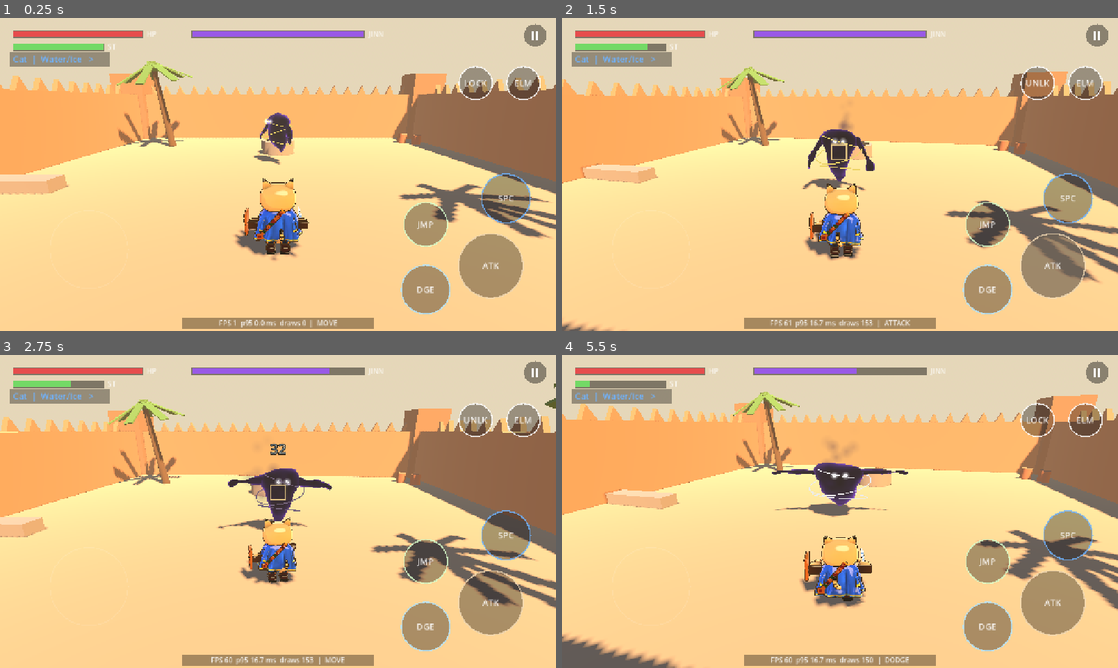
Above: before the commit, frames 1-4 (two rows, left to right).
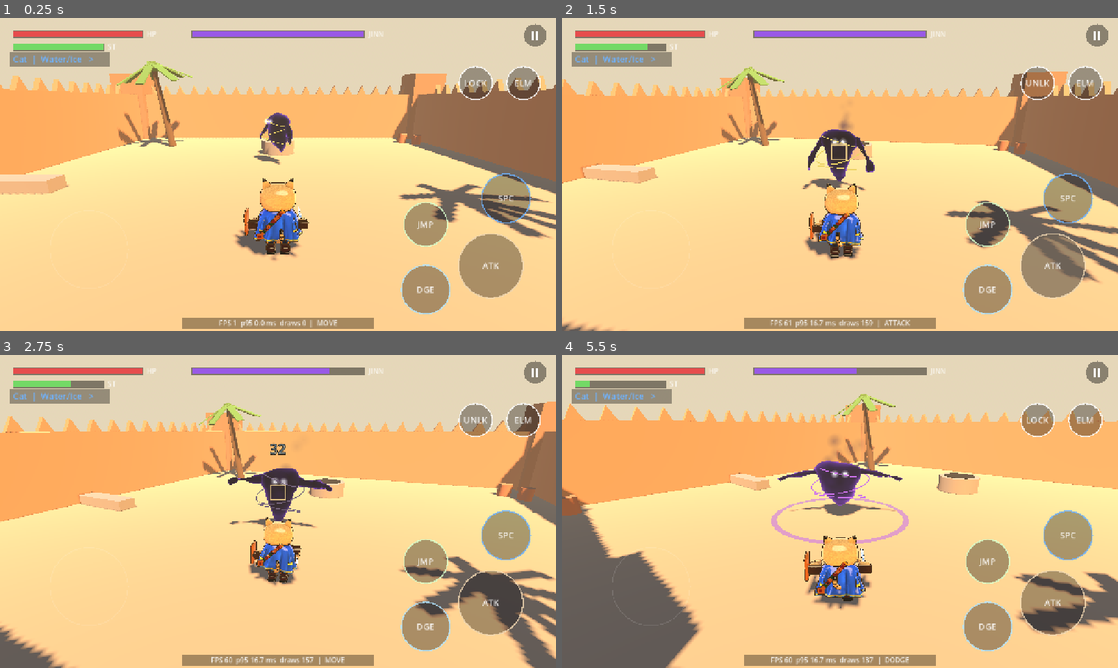
Above: after the commit, the same moments.

Repository: hafid753-rgb/desertgame
Game: Godot game, scene res://game/main.tscn
Same seed, same stepped clock (60 frames per second), same inputs: the game is played once before the commit and once after it.
Inputs (mouse positions are in pixels of both pictures, inside the frame that each line leads up to):
- Up to frame 1 (0.25 s): no input
- Up to frame 2 (1.5 s): tap Enter at 0.5 s; move the mouse to (962, 158) at 0.52 s; hold D (move_right) 0.53-1.25 s; tap F (act) at 0.6 s; click (962, 158) at 0.67 s; tap Space (jump) at 0.77 s; tap Tab (lock) at 0.8 s; drag from (728, 190) to (812, 237) at 1.27 s
- Up to frame 3 (2.75 s): move the mouse to (333, 442) at 2.02 s; hold D (move_right) from 2.03 s (still down); tap 1 (species) at 2.1 s; tap F (act) at 2.3 s
- Up to frame 4 (5.5 s): release D (move_right) at 2.75 s; drag from (812, 574) to (673, 464) at 2.77 s; move the mouse to (1006, 558) at 3.52 s; hold A (move_left) 3.53-4.25 s; tap J (attack) at 3.6 s; tap Space (jump) at 3.77 s; tap 1 (species) at 3.8 s; drag from (673, 464) to (756, 433) at 4.27 s; move the mouse to (867, 511) at 5.02 s; hold S (move_back) from 5.03 s (still down); tap K (dodge) at 5.1 s; click (867, 511) at 5.17 s; tap Tab (lock) at 5.3 s

The runs differ from the first frame. In frame 1, less than 0.1% of the frame differs, in the area x 45-55%, y 30-72%; in frame 2, 0.2%; in frame 3, 20%; in frame 4, 24%, in the area x 0-100%, y 11-100%.

Commit message:
v0.9.1: flocked fur finish on the vinyl characters
- Shell fur on cat, fennec and rabbit (heads, ears, tails, paws), built from a
  coarse head copy (~3.5k faces per shell, 8 shells); culled beyond 14 m
- Eyes and printed markings stay bald and crisp
- CharacterArt.fur_enabled switches between vinyl and flocked finishes

Co-Authored-By: Claude Opus 5.5 <noreply@anthropic.com>
Claude-Session: https://claude.ai/code/session_01FJKj7YND72GBSTHM8TTJ61

Diff:
--- a/game/art/character_art.gd
+++ b/game/art/character_art.gd
@@ -8,13 +8,18 @@
 const OUTLINE := preload("res://game/shaders/outline.gdshader")
 const FUR := preload("res://game/shaders/fur_shell.gdshader")
 ## Per-species fur look: [length, density, thickness, droop].
-## Empty in the vinyl-toy style (v0.9); the shell fur pipeline stays available.
-const FUR_STYLE := {}
+const FUR_STYLE := {
+	"cat": [0.022, 80.0, 0.9, 0.3],
+	"fennec": [0.026, 74.0, 0.9, 0.4],
+	"rabbit": [0.024, 78.0, 0.9, 0.35],
+}
+## Global switch: vinyl (false) or flocked-fur (true) finish.
+static var fur_enabled := true
 
 
 ## Shell fur material for a species, or null for scaly ones.
 static func fur_material(species: String) -> ShaderMaterial:
-	if not FUR_STYLE.has(species):
+	if not fur_enabled or not FUR_STYLE.has(species):
 		return null
 	var st: Array = FUR_STYLE[species]
 	var m := ShaderMaterial.new()
--- a/tests/combat_test.gd
+++ b/tests/combat_test.gd
@@ -425,7 +425,7 @@
 	var m := player.model
 	_check("character wears a hawli or turban", m.hawli != null or m.turban != null, "")
 	_check("takoba scabbard worn on the back", m.scabbard != null and m.scabbard.get_parent() == m.body, "")
-	_check("vinyl style: no fur shells", m.fur_meshes.is_empty(), str(m.fur_meshes.size()))
+	_check("fur shells follow the fur switch", m.fur_meshes.is_empty() != CharacterArt.fur_enabled, str(m.fur_meshes.size()))
 	_check("closed-eye '> <' part exists and starts hidden", m.eyes_closed != null and not m.eyes_closed.visible, "")
 	_check("idle, no enemy near: sword on the back", not m.armed, "")
 	_check("idle: open hands", m.hand_pose_r == "open" and m.hand_pose_l == "open", m.hand_pose_r)
Not shown, changed: export_presets.cfg
Binary file changed: game/art/characters/cat.glb
Binary file changed: game/art/characters/fennec.glb
Binary file changed: game/art/characters/jinn.glb
Binary file changed: game/art/characters/rabbit.glb
